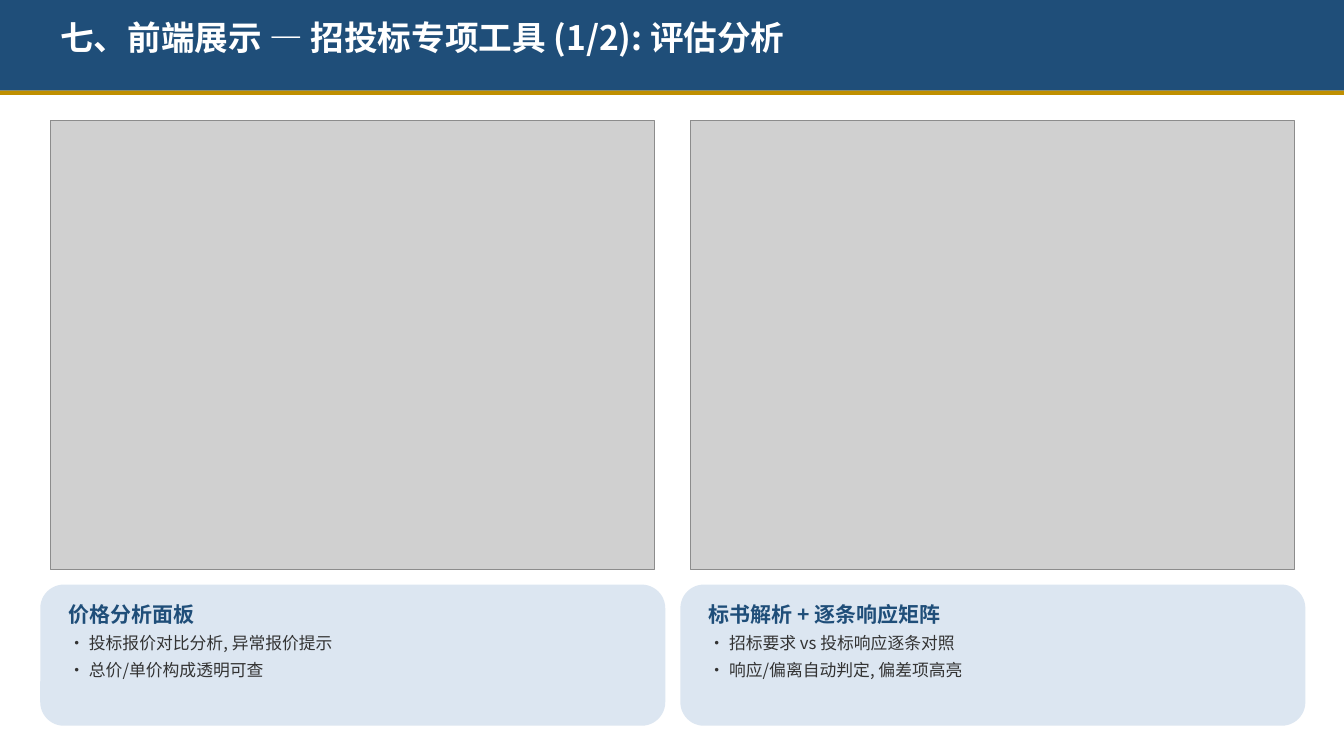
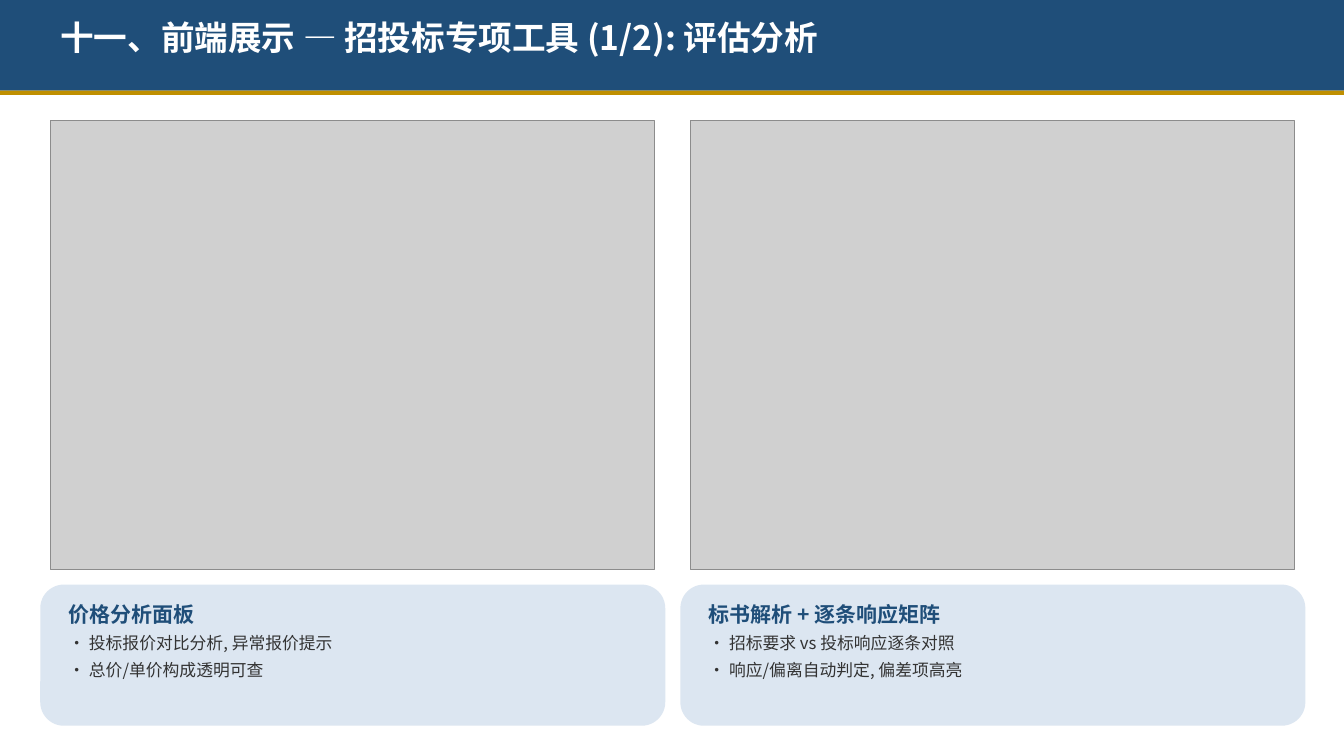
Before and after one commit to wuyang-vs/Bidding_QA_Chatbot, a slide deck: slide 12 of 招投标RAG智能问答系统介绍.pptx (slide 8 before the commit). Drawn at 1344x756 pixels with LibreOffice and Linux fonts; fonts in the diff are those of the drawing; grey boxes stand for pictures. Boxes give left, top, right and bottom in pixels: in the first picture for what was removed or moved away, otherwise in the second. Text is boxed around its words. In the diff, an @@ line names an element or a change of style, - is before the commit and + after.

Commit message:
docs(ppt): 系统介绍PPT新增5页前端展示,覆盖6大页面38项功能全部完整
- 新增: 数据看板/文件解析/标书生成/图谱+企业资料库 4页

- 更新: 结束页加'十四、总结'标题,编号顺延

- 总页数 11->16, 前端从4页扩展到9页

```diff
--- a/招投标RAG智能问答系统介绍.pptx
+++ b/招投标RAG智能问答系统介绍.pptx
@@ text at [60,21,818,57]: text changed @@
-七、前端展示 — 招投标专项工具 (1/2): 评估分析
+十一、前端展示 — 招投标专项工具 (1/2): 评估分析
```
Also in this commit, not shown: 5 other slides changed, 4 slides added, 1 other file.
